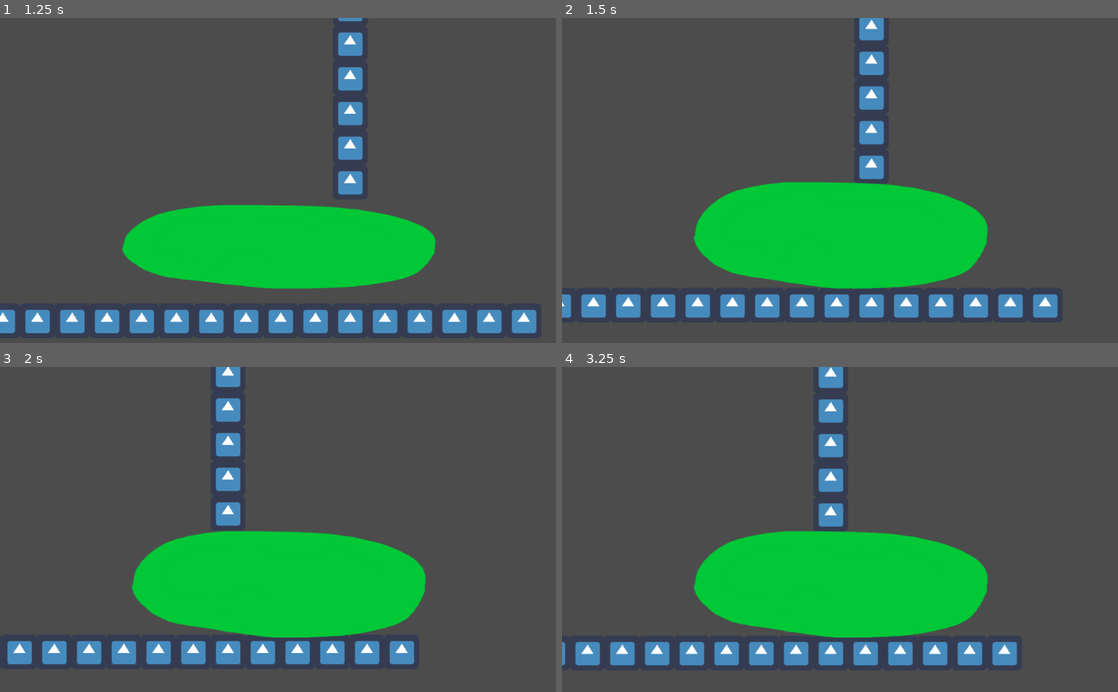
Above: before the commit, frames 1-4 (two rows, left to right).
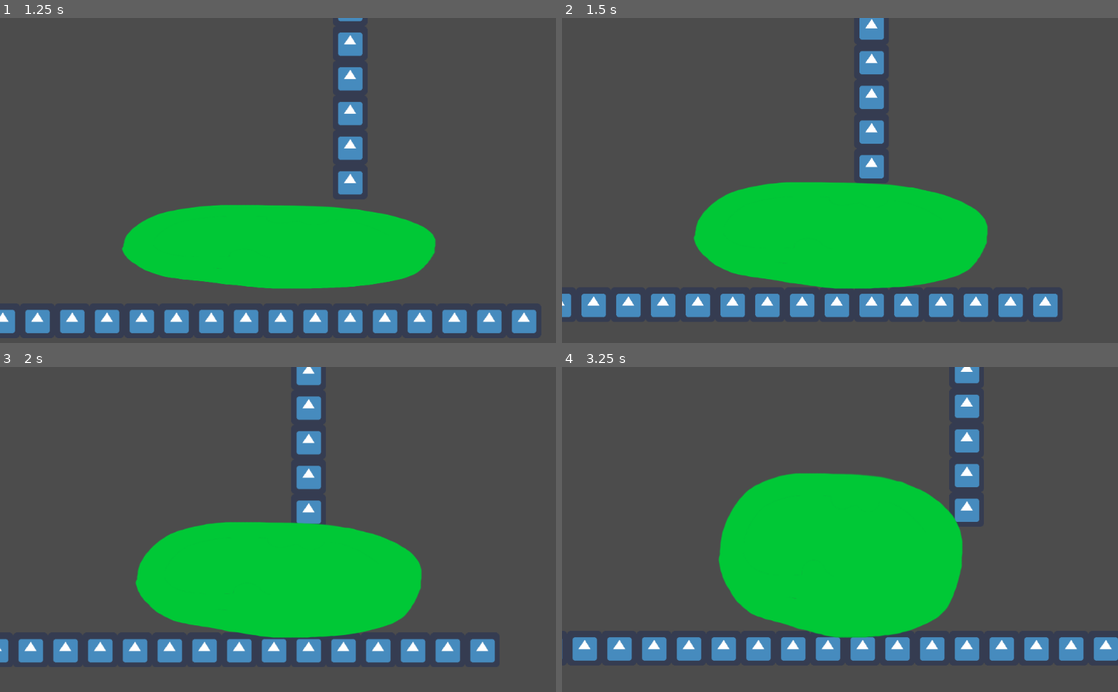
Above: after the commit, the same moments.

Repository: mariothedog/Shifty-Slime
Game: Godot game, scene res://Levels/Level0.tscn
Two runs of this game, one before a commit and one after it. Both use one fixed random seed, a clock stepped at 60 frames per second and the inputs below. The engine's default icon, where the game draws it, is replaced by a stand-in: a white triangle on a blue panel in a dark square.
Inputs:
- Up to frame 1 (1.25 s): hold D (move_right) from 0.53 s (still down); hold S (shrink) from 0.53 s (still down); tap Space (jump) at 0.77 s
- Up to frame 2 (1.5 s): keep holding D (move_right); release S (shrink) at 1.28 s; tap S (shrink) at 1.35 s
- Up to frame 3 (2 s): keep holding D (move_right); tap Space (jump) at 1.52 s
- Up to frame 4 (3.25 s): release D (move_right) at 2.03 s; hold A (move_left) 2.03-2.78 s; hold S (shrink) 2.03-2.78 s; hold D (move_right) from 2.78 s (still down); tap S (shrink) at 2.85 s; tap Space (jump) at 3.02 s

Frame 1 is identical in both runs. In frame 2, 0.9% of the frame differs, in the area x 0-90%, y 0-93%; in frame 3, 10%; in frame 4, 16%, in the area x 0-100%, y 0-92%.

Commit message:
Improved top collision detection

Diff:
--- a/Player/Player.gd
+++ b/Player/Player.gd
@@ -12,11 +12,12 @@
 var jump = false
 
 onready var original_polygon = $CollisionPolygon2D.polygon
+onready var original_polygon_top = $"Top Area2D/CollisionPolygon2D".polygon
 
 func _physics_process(delta):
 	scale_dir = Vector2(1, 1)
 	input()
-	update_collision_shape()
+	update_collision_shapes()
 	movement(delta)
 	animate()
 
@@ -36,8 +37,6 @@
 
 	if not (colliding_with_object_up and scale_dir.y > $Sprite.scale.y):
 		$Sprite.scale = lerp($Sprite.scale, scale_dir, 0.15)
-		$"Top Area2D/CollisionShape2D".shape.extents.x = 160 * $Sprite.scale.x
-		$"Top Area2D".position = Vector2(0, -300) * $Sprite.scale
 
 	# Moving
 	var input_vel_x = 0
@@ -53,13 +52,19 @@
 	if Input.is_action_pressed("jump"):
 		jump = true
 
-func update_collision_shape():
+func update_collision_shapes():
 	if Vector2(stepify($Sprite.scale.x, 0.01), stepify($Sprite.scale.y, 0.01)) != scale_dir: # So it's not unnecessarily run.
 		for i in range(len($CollisionPolygon2D.polygon)):
 			$CollisionPolygon2D.polygon[i].x = original_polygon[i].x * $Sprite.scale.x
 			$CollisionPolygon2D.polygon[i].y = original_polygon[i].y * $Sprite.scale.y
 
 		$CollisionPolygon2D.position = Vector2(0, -156) * $Sprite.scale # So the centre of enlargement is at the bottom of the middle of the sprite.
+
+		for i in range(len($"Top Area2D/CollisionPolygon2D".polygon)):
+			$"Top Area2D/CollisionPolygon2D".polygon[i].x = original_polygon_top[i].x * $Sprite.scale.x
+			$"Top Area2D/CollisionPolygon2D".polygon[i].y = original_polygon_top[i].y * $Sprite.scale.y
+
+		$"Top Area2D".position = Vector2(0, -300) * $Sprite.scale
 
 func movement(delta):
 	velocity.y += GRAVITY * delta
--- a/Player/Player.tscn
+++ b/Player/Player.tscn
@@ -1,10 +1,7 @@
-[gd_scene load_steps=4 format=2]
+[gd_scene load_steps=3 format=2]
 
 [ext_resource path="res://Player/Player.gd" type="Script" id=1]
 [ext_resource path="res://Player/Player.png" type="Texture" id=2]
-
-[sub_resource type="RectangleShape2D" id=1]
-extents = Vector2( 160, 10 )
 
 [node name="Player" type="KinematicBody2D"]
 z_index = 1
@@ -25,5 +22,5 @@
 [node name="Top Area2D" type="Area2D" parent="."]
 position = Vector2( 0, -300 )
 
-[node name="CollisionShape2D" type="CollisionShape2D" parent="Top Area2D"]
-shape = SubResource( 1 )
+[node name="CollisionPolygon2D" type="CollisionPolygon2D" parent="Top Area2D"]
+polygon = PoolVector2Array( -153.499, 11.0312, -136.028, 2.94287, -116.293, -4.82196, -94.9395, -9.02789, -71.3215, -11.6162, -48.9977, -11.6162, -21.1738, -12.2632, 5.0325, -11.2926, 38.68, -10.9691, 79.4453, -6.11609, 113.093, 3.5899, 138.791, 14.1088, 165.128, 30.0927 )
